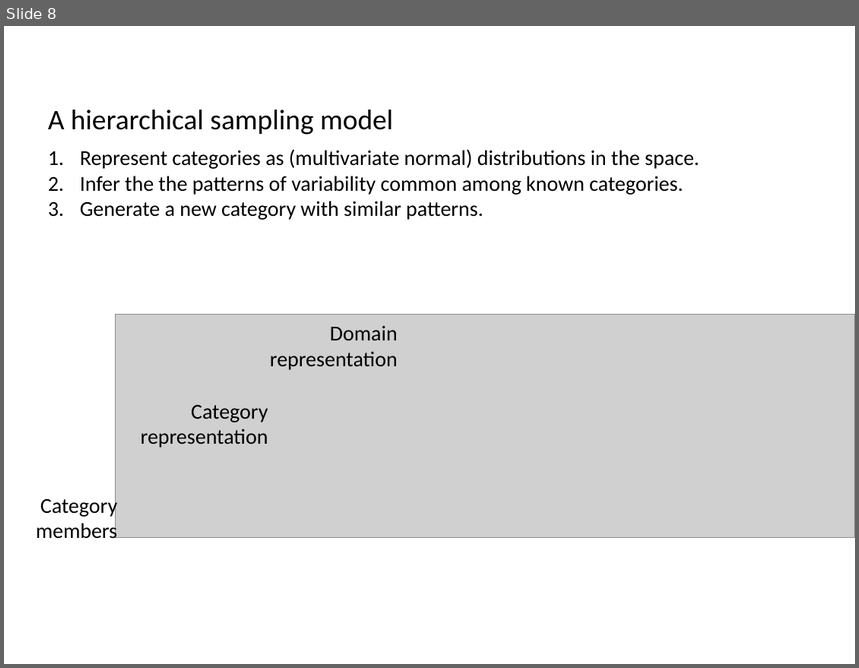
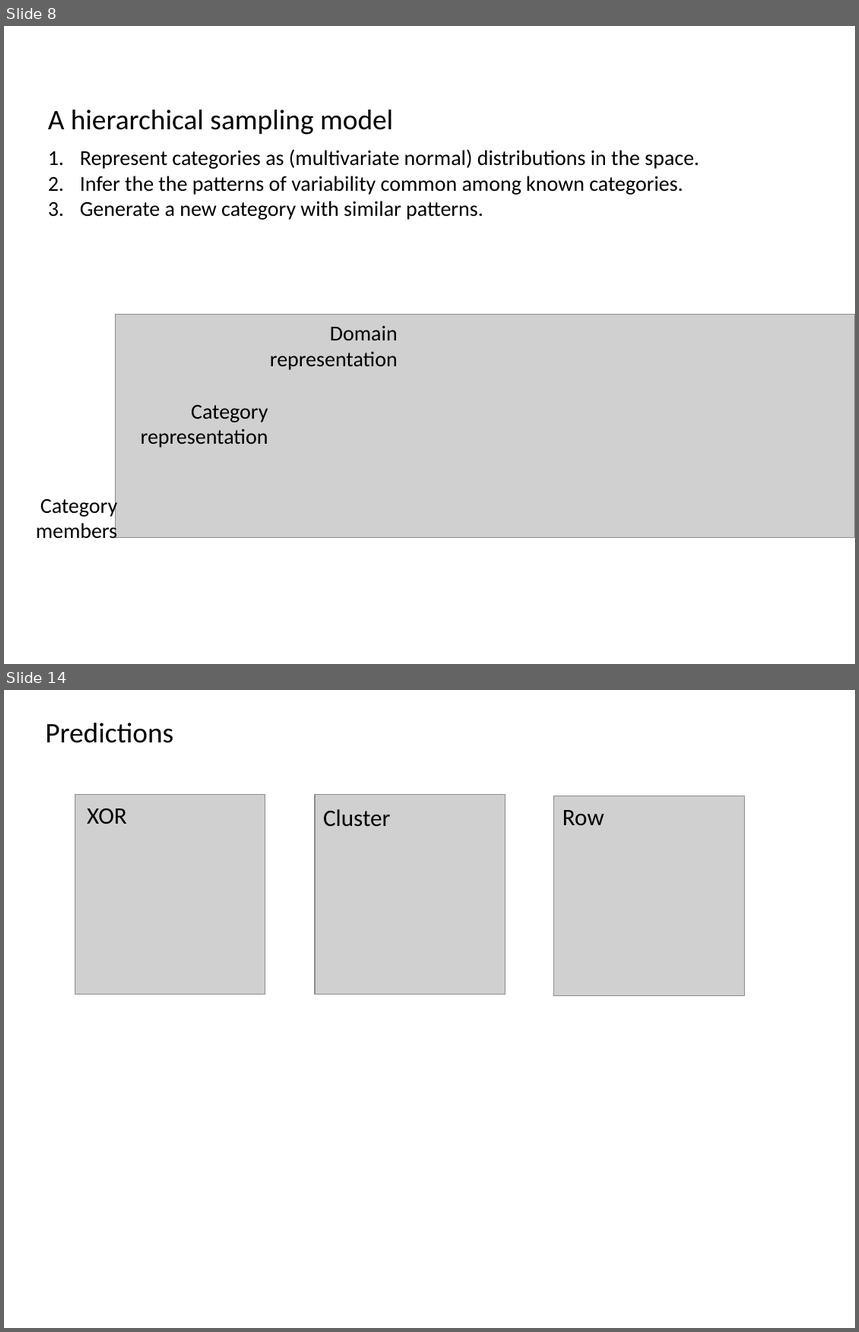
Before and after one commit to AusterweilLab/generating_categories, a slide deck: Presentations/ccn-bbag-march-2-2017.pptx. Shown one above the other, each under a label of ours: slide 8 before the commit, slides 8 and 14 after it; the slides between them are not shown. The pictures are 859x668 and 859x1332 pixels, drawn with LibreOffice and Linux fonts; fonts in the diff are those of the drawing; grey boxes stand for pictures. Boxes give left, top, right and bottom in pixels: in the first picture for what was removed or moved away, otherwise in the second. Text is boxed around its words. In the diff, an @@ line names an element or a change of style, - is before the commit and + after.

```diff
--- a/Presentations/ccn-bbag-march-2-2017.pptx
+++ b/Presentations/ccn-bbag-march-2-2017.pptx
@@ slide 14 added at box(4, 690, 855, 1328), background #FFFFFF @@
@@ text added at box(45, 723, 173, 743), 24 pt, text #000000 @@
+Predictions
@@ picture added at box(75, 795, 265, 995) @@
@@ picture added at box(315, 795, 505, 995) @@
@@ picture added at box(554, 796, 743, 996) @@
@@ text added at box(87, 809, 127, 824), 20 pt, text #000000 @@
+XOR
@@ text added at box(323, 809, 390, 827), 20 pt, text #000000 @@
+Cluster
@@ text added at box(563, 810, 604, 825), 20 pt, text #000000 @@
+Row
```
Also in this commit, not shown: 1 slide changed, 19 other slides added.
